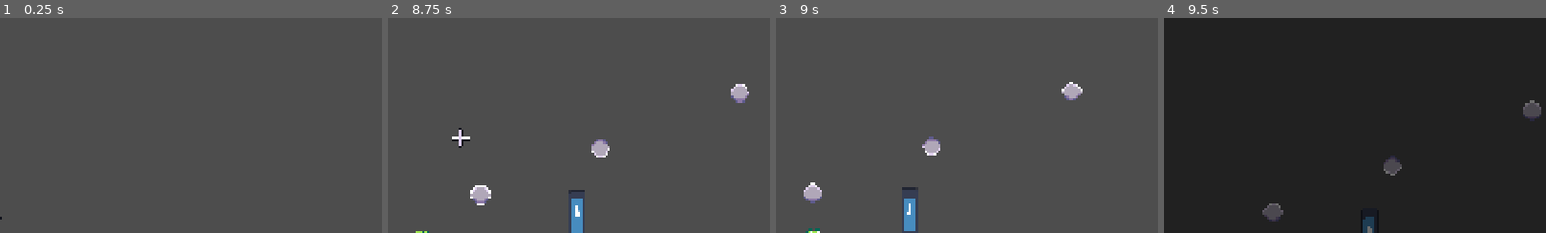
Above: before the commit, frames 1-4 (left to right).
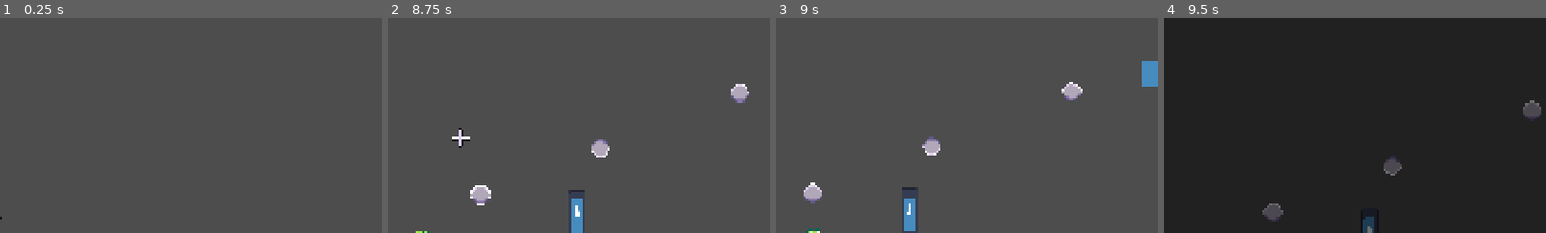
Above: after the commit, the same moments.

Repository: MadAvidCoder/Spin-phibian
Game: Godot game, scene res://scenes/main.tscn
Two runs of this game, one before a commit and one after it. Both use one fixed random seed, a clock stepped at 60 frames per second and the inputs below. The engine's default icon, where the game draws it, is replaced by a stand-in: a white triangle on a blue panel in a dark square.
Inputs (mouse positions are % of the whole screen's width and height, from its top left):
- Up to frame 1 (0.25 s): no input
- Up to frame 2 (8.75 s): tap Enter (ui_accept) at 0.5, 0.77, 1.52, 3.02, 3.77, 4.52, 6.02, 6.77, 7.52 s; move the mouse to (72, 45) at 0.52 s; hold D (right) 0.53-2.03 s; click (72, 45) at 0.6 s; move the mouse to (30, 55) at 1.27 s; click (30, 55) at 1.35 s; move the mouse to (60, 28) at 2.02 s; hold A (left) 2.03-2.78 s; click (60, 28) at 2.1 s; move the mouse to (45, 70) at 2.77 s; hold D (right) 2.78-4.28 s; click (45, 70) at 2.85 s; move the mouse to (80, 65) at 3.52 s; click (80, 65) at 3.6 s; move the mouse to (20, 35) at 4.27 s; hold A (left) 4.28-5.03 s; click (20, 35) at 4.35 s; move the mouse to (55, 50) at 5.02 s; hold D (right) 5.03-5.78 s; click (55, 50) at 5.1 s; move the mouse to (35, 25) at 5.77 s; hold A (left) 5.78-7.28 s; click (35, 25) at 5.85 s; move the mouse to (72, 45) at 6.52 s; click (72, 45) at 6.6 s; move the mouse to (30, 55) at 7.27 s; hold D (right) from 7.28 s (still down); click (30, 55) at 7.35 s; move the mouse to (60, 28) at 8.02 s; click (60, 28) at 8.1 s
- Up to frame 3 (9 s): keep holding D (right); move the mouse to (45, 70) at 8.77 s; click (45, 70) at 8.85 s
- Up to frame 4 (9.5 s): keep holding D (right); tap Enter (ui_accept) at 9.02 s
The pictures show only the part of the screen within x 50-100%, y 0-50%; the shares and areas given below are measured in that part.

Frames 1-2 are identical in both runs. In frame 3, 0.5% of the frame differs, in the area x 95-100%, y 20-32%; in frame 4, nothing differs.

Commit message:
Begin adding crystal anchors (not finsihed; switching to other computer)

Diff:
--- /dev/null
+++ b/src/scenes/crystal_anchor.tscn
@@ -0,0 +1,106 @@
+[gd_scene format=3 uid="uid://b6gwv5psrsfay"]
+
+[ext_resource type="Script" uid="uid://cbts4hbph0bwn" path="res://scripts/crystal_anchor.gd" id="1_lwxah"]
+[ext_resource type="Shader" uid="uid://dk82u8abh3jtm" path="res://shaders/anchor_outline.gdshader" id="2_w4xav"]
+[ext_resource type="Texture2D" uid="uid://barq67eed08is" path="res://icon.svg" id="3_lwxah"]
+[ext_resource type="Script" uid="uid://c6aktqa8tmglg" path="res://scripts/orbit_radius.gd" id="4_bmviu"]
+
+[sub_resource type="CircleShape2D" id="CircleShape2D_2cus8"]
+radius = 7.071068
+
+[sub_resource type="ShaderMaterial" id="ShaderMaterial_ua340"]
+shader = ExtResource("2_w4xav")
+shader_parameter/outline_color = Color(1, 1, 1, 1)
+shader_parameter/outline_thickness = 1.0000000475
+
+[sub_resource type="AtlasTexture" id="AtlasTexture_w4xav"]
+atlas = ExtResource("3_lwxah")
+region = Rect2(0, 21, 21, 21)
+
+[sub_resource type="AtlasTexture" id="AtlasTexture_iwxsw"]
+atlas = ExtResource("3_lwxah")
+region = Rect2(21, 21, 21, 21)
+
+[sub_resource type="AtlasTexture" id="AtlasTexture_bmviu"]
+atlas = ExtResource("3_lwxah")
+region = Rect2(42, 21, 21, 21)
+
+[sub_resource type="AtlasTexture" id="AtlasTexture_q33qv"]
+atlas = ExtResource("3_lwxah")
+region = Rect2(63, 21, 21, 21)
+
+[sub_resource type="AtlasTexture" id="AtlasTexture_k1bsi"]
+atlas = ExtResource("3_lwxah")
+region = Rect2(84, 21, 21, 21)
+
+[sub_resource type="AtlasTexture" id="AtlasTexture_itmye"]
+atlas = ExtResource("3_lwxah")
+region = Rect2(105, 21, 21, 21)
+
+[sub_resource type="AtlasTexture" id="AtlasTexture_mdj6f"]
+atlas = ExtResource("3_lwxah")
+region = Rect2(84, 42, 21, 21)
+
+[sub_resource type="SpriteFrames" id="SpriteFrames_jcdno"]
+animations = [{
+"frames": [{
+"duration": 1.0,
+"texture": SubResource("AtlasTexture_w4xav")
+}, {
+"duration": 1.0,
+"texture": SubResource("AtlasTexture_iwxsw")
+}, {
+"duration": 1.0,
+"texture": SubResource("AtlasTexture_bmviu")
+}, {
+"duration": 1.0,
+"texture": SubResource("AtlasTexture_q33qv")
+}, {
+"duration": 1.0,
+"texture": SubResource("AtlasTexture_k1bsi")
+}, {
+"duration": 1.0,
+"texture": SubResource("AtlasTexture_itmye")
+}],
+"loop": 0,
+"name": &"cracking",
+"speed": 3.0
+}, {
+"frames": [],
+"loop": 1,
+"name": &"crumble",
+"speed": 5.0
+}, {
+"frames": [{
+"duration": 1.0,
+"texture": SubResource("AtlasTexture_mdj6f")
+}],
+"loop": 1,
+"name": &"idle",
+"speed": 8.0
+}]
+
+[node name="CrystalAnchor" type="StaticBody2D" unique_id=306258942]
+collision_layer = 4
+collision_mask = 0
+input_pickable = true
+script = ExtResource("1_lwxah")
+metadata/_custom_type_script = "uid://cbts4hbph0bwn"
+
+[node name="CollisionPolygon2D" type="CollisionShape2D" parent="." unique_id=871511499]
+shape = SubResource("CircleShape2D_2cus8")
+
+[node name="AnimatedSprite2D" type="AnimatedSprite2D" parent="." unique_id=550476704]
+material = SubResource("ShaderMaterial_ua340")
+sprite_frames = SubResource("SpriteFrames_jcdno")
+animation = &"cracking"
+autoplay = "idle"
+
+[node name="OrbitRadius" type="Node2D" parent="." unique_id=308353344]
+script = ExtResource("4_bmviu")
+
+[node name="Timer" type="Timer" parent="." unique_id=1939199405]
+one_shot = true
+
+[connection signal="animation_finished" from="AnimatedSprite2D" to="." method="_on_animation_finished"]
+[connection signal="timeout" from="Timer" to="." method="_on_timer_timeout"]
--- a/src/scenes/main.tscn
+++ b/src/scenes/main.tscn
@@ -10,6 +10,7 @@
 [ext_resource type="PackedScene" uid="uid://5aewqofpni6" path="res://scenes/speed_anchor.tscn" id="8_tipki"]
 [ext_resource type="PackedScene" uid="uid://cu7elsjswrkhf" path="res://scenes/rainbow_anchor.tscn" id="9_85g3d"]
 [ext_resource type="Script" uid="uid://co5k42kcllaw7" path="res://scripts/camera.gd" id="10_choun"]
+[ext_resource type="PackedScene" uid="uid://b6gwv5psrsfay" path="res://scenes/crystal_anchor.tscn" id="11_ya4ey"]
 
 [sub_resource type="TileSetAtlasSource" id="TileSetAtlasSource_sugp2"]
 texture = ExtResource("2_0wfyh")
@@ -199,3 +200,7 @@
 [node name="Camera2D" type="Camera2D" parent="." unique_id=1362966197]
 zoom = Vector2(3, 3)
 script = ExtResource("10_choun")
+
+[node name="CrystalAnchor" parent="." unique_id=306258942 instance=ExtResource("11_ya4ey")]
+position = Vector2(681, 344)
+reset_time = 2.0
--- a/src/scripts/base_anchor.gd
+++ b/src/scripts/base_anchor.gd
@@ -5,7 +5,8 @@
 	BASE,
 	MAGMA,
 	SPEED,
-	RAINBOW
+	RAINBOW,
+	CRYSTAL,
 }
 
 @export var orbit_radius: float = 100
--- /dev/null
+++ b/src/scripts/crystal_anchor.gd
@@ -0,0 +1,37 @@
+extends Anchor
+class_name CrystalAnchor
+
+@export var reset_time: float = 1.5
+
+@onready var timer = $Timer
+
+func _ready():
+	super._ready()
+	type = AnchorTypes.CRYSTAL
+	frog.respawned.connect(_on_frog_respawned)
+
+func on_grabbed():
+	super.on_grabbed()
+	sprite.play("cracking")
+	timer.stop()
+
+func on_released():
+	super.on_released()
+	sprite.pause()
+	timer.start(reset_time)
+
+func _on_animation_finished():
+	if sprite.animation == "cracking" and is_grabbed:
+		sprite.play("crumble")
+		frog.on_anchor_released()
+		set_collision_mask_value(3, false)
+		timer.start(reset_time)
+
+func _on_timer_timeout():
+	sprite.play("idle")
+	set_collision_mask_value(3, true)
+
+func _on_frog_respawned():
+	sprite.play("idle")
+	set_collision_mask_value(3, true)
+	timer.stop()
Not shown, added: src/scripts/crystal_anchor.gd.uid
